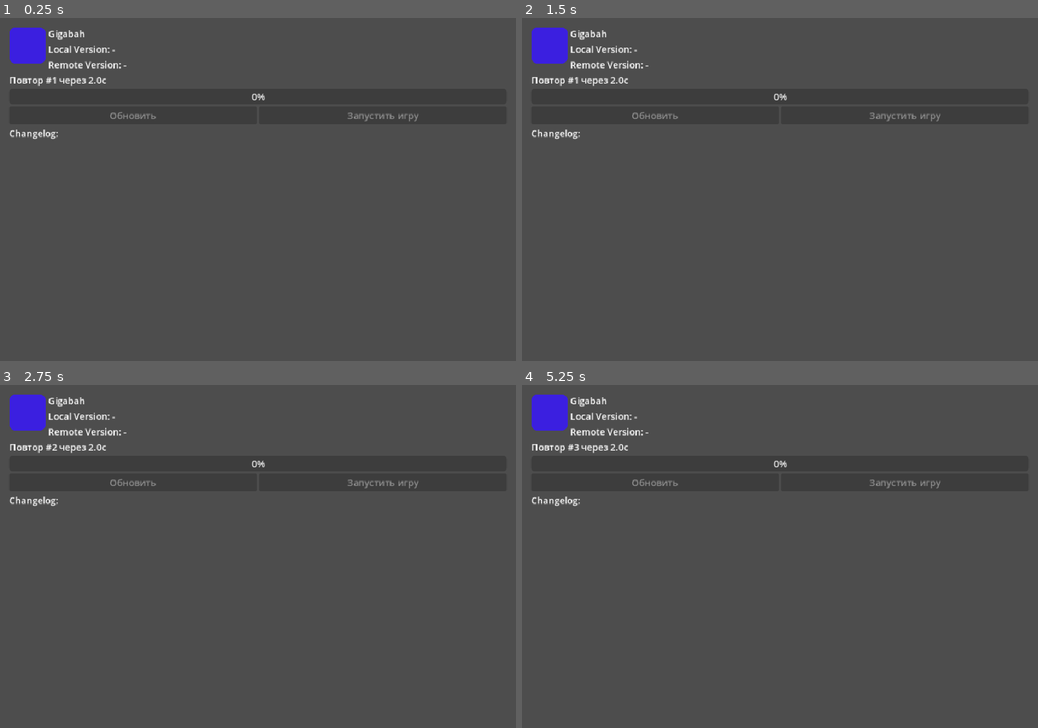
Above: before the commit, frames 1-4 (two rows, left to right).
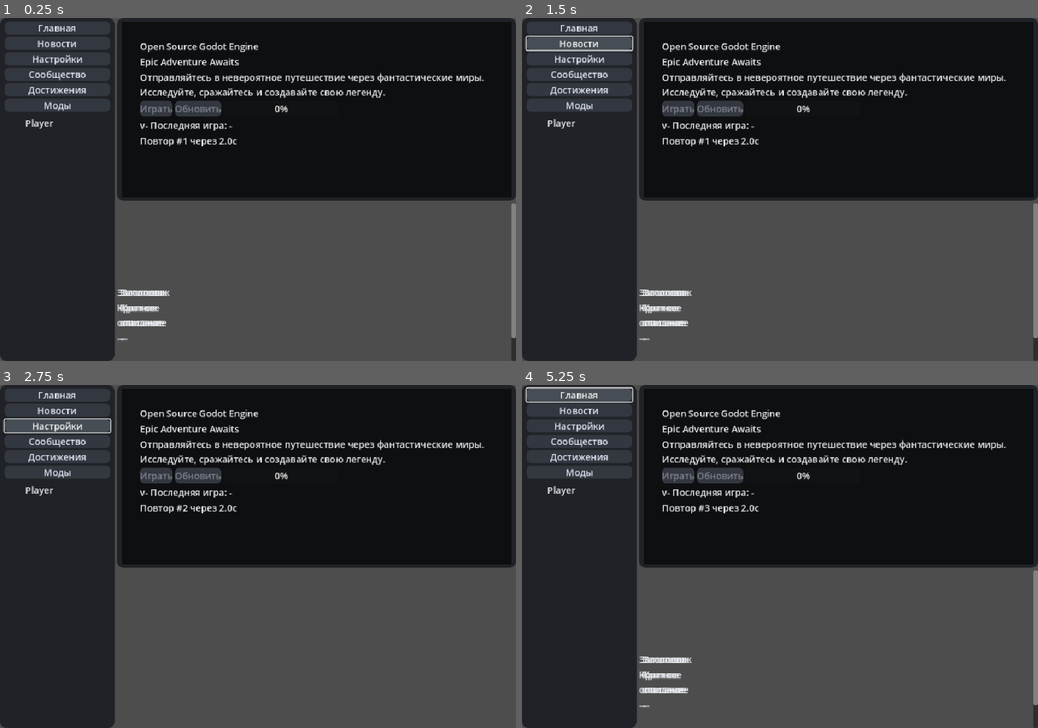
Above: after the commit, the same moments.

Repository: rodd-oss/zapuskalka
Game: Godot game, scene res://scenes/MainLauncher.tscn
Same seed, same stepped clock (60 frames per second), same inputs: the game is played once before the commit and once after it. Before the commit the project starts from res://scenes/Launcher.tscn.
Inputs (mouse positions are in pixels of both pictures, inside the frame that each line leads up to):
- Up to frame 1 (0.25 s): no input
- Up to frame 2 (1.5 s): click (578, 28) at 0.5 s, where only the run after the commit has a clickable "Главная"; click (578, 42) at 1.25 s, where only the run after the commit has a clickable "Новости"
- Up to frame 3 (2.75 s): click (56, 426) at 2 s, where only the run after the commit has a clickable "Настройки"
- Up to frame 4 (5.25 s): click (578, 439) at 2.75 s, where only the run after the commit has a clickable "Сообщество"; click (578, 457) at 3.5 s, where only the run after the commit has a clickable "Достижения"; click (578, 470) at 4.25 s, where only the run after the commit has a clickable "Моды"; click (578, 395) at 5 s, where only the run after the commit has a clickable "Главная"

The runs differ from the first frame. In frame 1, 62% of the frame differs, in the area x 0-100%, y 0-100%; in frame 2, 62%; in frame 3, 61%; in frame 4, 62%.

Commit message:
feat(launcher): migrate to new MainLauncher design, remove legacy auto-build files

Diff:
--- a/project.godot
+++ b/project.godot
@@ -11,7 +11,7 @@
 [application]
 
 config/name="Gigabah Launcher"
-run/main_scene="res://scenes/Launcher.tscn"
+run/main_scene="res://scenes/MainLauncher.tscn"
 config/features=PackedStringArray("4.5")
 config/icon="res://icon.svg"
 
--- /dev/null
+++ b/scenes/MainLauncher.tscn
@@ -0,0 +1,202 @@
+[gd_scene load_steps=5 format=3]
+
+[ext_resource type="Script" path="res://scripts/main_launcher.gd" id="1_main"]
+[ext_resource type="Theme" path="res://themes/launcher_theme.tres" id="2_theme"]
+[ext_resource type="Texture2D" path="res://v0/public/epic-fantasy-game-landscape-with-mountains-and-cas.jpg" id="3_bg"]
+
+[sub_resource type="StyleBoxFlat" id="StyleBoxFlat_card"]
+bg_color = Color(0.15, 0.16, 0.18, 0.85)
+corner_radius_top_left = 8
+corner_radius_top_right = 8
+corner_radius_bottom_right = 8
+corner_radius_bottom_left = 8
+
+[node name="MainLauncher" type="Control"]
+layout_mode = 3
+anchor_right = 1.0
+anchor_bottom = 1.0
+grow_horizontal = 2
+grow_vertical = 2
+theme = ExtResource("2_theme")
+script = ExtResource("1_main")
+
+[node name="ContentHBox" type="HBoxContainer" parent="."]
+layout_mode = 1
+anchor_right = 1.0
+anchor_bottom = 1.0
+
+[node name="Sidebar" type="PanelContainer" parent="ContentHBox"]
+layout_mode = 2
+custom_minimum_size = Vector2(200, 0)
+
+[node name="VBoxContainer" type="VBoxContainer" parent="ContentHBox/Sidebar"]
+layout_mode = 2
+
+[node name="HomeButton" type="Button" parent="ContentHBox/Sidebar/VBoxContainer"]
+layout_mode = 2
+text = "Главная"
+
+[node name="NewsButton" type="Button" parent="ContentHBox/Sidebar/VBoxContainer"]
+layout_mode = 2
+text = "Новости"
+
+[node name="SettingsButton" type="Button" parent="ContentHBox/Sidebar/VBoxContainer"]
+layout_mode = 2
+text = "Настройки"
+
+[node name="CommunityButton" type="Button" parent="ContentHBox/Sidebar/VBoxContainer"]
+layout_mode = 2
+text = "Сообщество"
+
+[node name="AchievementsButton" type="Button" parent="ContentHBox/Sidebar/VBoxContainer"]
+layout_mode = 2
+text = "Достижения"
+
+[node name="ModsButton" type="Button" parent="ContentHBox/Sidebar/VBoxContainer"]
+layout_mode = 2
+text = "Моды"
+
+[node name="UserProfile" type="HBoxContainer" parent="ContentHBox/Sidebar/VBoxContainer"]
+layout_mode = 2
+
+[node name="Avatar" type="TextureRect" parent="ContentHBox/Sidebar/VBoxContainer/UserProfile"]
+layout_mode = 2
+custom_minimum_size = Vector2(32, 32)
+expand_mode = 1
+stretch_mode = 4
+
+[node name="UserNameLabel" type="Label" parent="ContentHBox/Sidebar/VBoxContainer/UserProfile"]
+layout_mode = 2
+text = "Player"
+
+[node name="MainArea" type="VBoxContainer" parent="ContentHBox"]
+layout_mode = 2
+size_flags_horizontal = 3
+size_flags_vertical = 3
+
+[node name="GameHeader" type="PanelContainer" parent="ContentHBox/MainArea"]
+layout_mode = 2
+custom_minimum_size = Vector2(0, 320)
+size_flags_horizontal = 3
+
+[node name="BackgroundImage" type="TextureRect" parent="ContentHBox/MainArea/GameHeader"]
+layout_mode = 1
+anchor_right = 1.0
+anchor_bottom = 1.0
+texture = ExtResource("3_bg")
+expand_mode = 2
+stretch_mode = 4
+modulate = Color(1, 1, 1, 0.95)
+
+[node name="GradientOverlay" type="ColorRect" parent="ContentHBox/MainArea/GameHeader"]
+layout_mode = 1
+anchor_right = 1.0
+anchor_bottom = 1.0
+color = Color(0, 0, 0, 0.55)
+
+[node name="OverlayVBox" type="MarginContainer" parent="ContentHBox/MainArea/GameHeader"]
+layout_mode = 1
+anchor_right = 1.0
+anchor_bottom = 1.0
+theme_override_constants/margin_left = 32
+theme_override_constants/margin_top = 32
+theme_override_constants/margin_right = 32
+theme_override_constants/margin_bottom = 32
+
+[node name="VBoxContainer" type="VBoxContainer" parent="ContentHBox/MainArea/GameHeader/OverlayVBox"]
+layout_mode = 2
+
+[node name="TagsHBox" type="HBoxContainer" parent="ContentHBox/MainArea/GameHeader/OverlayVBox/VBoxContainer"]
+layout_mode = 2
+
+[node name="OpenSourceTag" type="Label" parent="ContentHBox/MainArea/GameHeader/OverlayVBox/VBoxContainer/TagsHBox"]
+layout_mode = 2
+text = "Open Source"
+
+[node name="EngineTag" type="Label" parent="ContentHBox/MainArea/GameHeader/OverlayVBox/VBoxContainer/TagsHBox"]
+layout_mode = 2
+text = "Godot Engine"
+
+[node name="GameTitle" type="Label" parent="ContentHBox/MainArea/GameHeader/OverlayVBox/VBoxContainer"]
+layout_mode = 2
+text = "Game Title"
+
+[node name="GameDescription" type="Label" parent="ContentHBox/MainArea/GameHeader/OverlayVBox/VBoxContainer"]
+layout_mode = 2
+text = "Description"
+autowrap_mode = 2
+
+[node name="ActionsHBox" type="HBoxContainer" parent="ContentHBox/MainArea/GameHeader/OverlayVBox/VBoxContainer"]
+layout_mode = 2
+
+[node name="PlayButton" type="Button" parent="ContentHBox/MainArea/GameHeader/OverlayVBox/VBoxContainer/ActionsHBox"]
+layout_mode = 2
+disabled = true
+text = "Играть"
+
+[node name="UpdateButton" type="Button" parent="ContentHBox/MainArea/GameHeader/OverlayVBox/VBoxContainer/ActionsHBox"]
+layout_mode = 2
+disabled = true
+text = "Обновить"
+
+[node name="ProgressBar" type="ProgressBar" parent="ContentHBox/MainArea/GameHeader/OverlayVBox/VBoxContainer/ActionsHBox"]
+layout_mode = 2
+custom_minimum_size = Vector2(200, 0)
+
+[node name="VersionInfoHBox" type="HBoxContainer" parent="ContentHBox/MainArea/GameHeader/OverlayVBox/VBoxContainer"]
+layout_mode = 2
+
+[node name="CurrentVersionLabel" type="Label" parent="ContentHBox/MainArea/GameHeader/OverlayVBox/VBoxContainer/VersionInfoHBox"]
+layout_mode = 2
+text = "v-"
+
+[node name="LastPlayedLabel" type="Label" parent="ContentHBox/MainArea/GameHeader/OverlayVBox/VBoxContainer/VersionInfoHBox"]
+layout_mode = 2
+text = "Последняя игра: -"
+
+[node name="StatusLabel" type="Label" parent="ContentHBox/MainArea/GameHeader/OverlayVBox/VBoxContainer"]
+layout_mode = 2
+text = "Статус"
+
+[node name="NewsPanel" type="ScrollContainer" parent="ContentHBox/MainArea"]
+layout_mode = 2
+size_flags_vertical = 3
+
+[node name="VBoxContainer" type="VBoxContainer" parent="ContentHBox/MainArea/NewsPanel"]
+layout_mode = 2
+
+[node name="ChangelogRichText" type="RichTextLabel" parent="ContentHBox/MainArea/NewsPanel/VBoxContainer"]
+layout_mode = 2
+custom_minimum_size = Vector2(0, 140)
+bbcode_enabled = true
+
+[node name="NewsGrid" type="GridContainer" parent="ContentHBox/MainArea/NewsPanel/VBoxContainer"]
+layout_mode = 2
+columns = 3
+
+[node name="NewsCardTemplate" type="Panel" parent="ContentHBox/MainArea/NewsPanel/VBoxContainer/NewsGrid"]
+layout_mode = 2
+size_flags_horizontal = 3
+size_flags_vertical = 3
+custom_minimum_size = Vector2(0, 180)
+panel = SubResource("StyleBoxFlat_card")
+
+[node name="VBoxContainer" type="VBoxContainer" parent="ContentHBox/MainArea/NewsPanel/VBoxContainer/NewsGrid/NewsCardTemplate"]
+layout_mode = 2
+
+[node name="TitleLabel" type="Label" parent="ContentHBox/MainArea/NewsPanel/VBoxContainer/NewsGrid/NewsCardTemplate/VBoxContainer"]
+layout_mode = 2
+text = "Заголовок"
+
+[node name="ExcerptLabel" type="Label" parent="ContentHBox/MainArea/NewsPanel/VBoxContainer/NewsGrid/NewsCardTemplate/VBoxContainer"]
+layout_mode = 2
+text = "Краткое описание"
+autowrap_mode = 2
+
+[node name="MetaLabel" type="Label" parent="ContentHBox/MainArea/NewsPanel/VBoxContainer/NewsGrid/NewsCardTemplate/VBoxContainer"]
+layout_mode = 2
+text = "--"
+
+[node name="SettingsPanel" type="Control" parent="ContentHBox/MainArea"]
+layout_mode = 2
+visible = false
--- /dev/null
+++ b/scripts/main_launcher.gd
@@ -0,0 +1,183 @@
+extends Control
+
+## Main Launcher UI Controller (new design). Legacy scene удалена.
+## NOTE: Используем явные пути через $ вместо сокращения %Name (несовместимость с вашей версией движка вызвала ошибки).
+
+# Sidebar buttons
+@onready var sidebar_home_btn: Button = $ContentHBox/Sidebar/VBoxContainer/HomeButton
+@onready var sidebar_news_btn: Button = $ContentHBox/Sidebar/VBoxContainer/NewsButton
+@onready var sidebar_settings_btn: Button = $ContentHBox/Sidebar/VBoxContainer/SettingsButton
+@onready var sidebar_community_btn: Button = $ContentHBox/Sidebar/VBoxContainer/CommunityButton
+@onready var sidebar_achievements_btn: Button = $ContentHBox/Sidebar/VBoxContainer/AchievementsButton
+@onready var sidebar_mods_btn: Button = $ContentHBox/Sidebar/VBoxContainer/ModsButton
+
+# Header controls
+@onready var play_button: Button = $ContentHBox/MainArea/GameHeader/OverlayVBox/VBoxContainer/ActionsHBox/PlayButton
+@onready var update_button: Button = $ContentHBox/MainArea/GameHeader/OverlayVBox/VBoxContainer/ActionsHBox/UpdateButton
+@onready var progress_bar: ProgressBar = $ContentHBox/MainArea/GameHeader/OverlayVBox/VBoxContainer/ActionsHBox/ProgressBar
+@onready var current_version_label: Label = $ContentHBox/MainArea/GameHeader/OverlayVBox/VBoxContainer/VersionInfoHBox/CurrentVersionLabel
+@onready var last_played_label: Label = $ContentHBox/MainArea/GameHeader/OverlayVBox/VBoxContainer/VersionInfoHBox/LastPlayedLabel
+@onready var status_label: Label = $ContentHBox/MainArea/GameHeader/OverlayVBox/VBoxContainer/StatusLabel
+@onready var game_description_label: Label = $ContentHBox/MainArea/GameHeader/OverlayVBox/VBoxContainer/GameDescription
+@onready var game_title_label: Label = $ContentHBox/MainArea/GameHeader/OverlayVBox/VBoxContainer/GameTitle
+@onready var tag_open_source: Label = $ContentHBox/MainArea/GameHeader/OverlayVBox/VBoxContainer/TagsHBox/OpenSourceTag
+@onready var tag_engine: Label = $ContentHBox/MainArea/GameHeader/OverlayVBox/VBoxContainer/TagsHBox/EngineTag
+@onready var background_image: TextureRect = $ContentHBox/MainArea/GameHeader/BackgroundImage
+
+# Content panels
+@onready var news_panel: Control = $ContentHBox/MainArea/NewsPanel
+@onready var settings_panel: Control = $ContentHBox/MainArea/SettingsPanel
+@onready var news_grid: GridContainer = $ContentHBox/MainArea/NewsPanel/VBoxContainer/NewsGrid
+@onready var news_card_template: Panel = $ContentHBox/MainArea/NewsPanel/VBoxContainer/NewsGrid/NewsCardTemplate
+@onready var changelog_rich_text: RichTextLabel = $ContentHBox/MainArea/NewsPanel/VBoxContainer/ChangelogRichText
+
+var update_manager: Node
+var _current_tab: String = "home" # home | news | settings
+var _news_data: Array[Dictionary] = []
+var _last_played_iso: String = "" # could be persisted later
+
+func _ready() -> void:
+	_init_update_manager()
+	_connect_ui()
+	_seed_news_data()
+	_rebuild_news_cards()
+	_switch_tab("home")
+	game_title_label.text = "Epic Adventure Awaits"
+	game_description_label.text = "Отправляйтесь в невероятное путешествие через фантастические миры. Исследуйте, сражайтесь и создавайте свою легенду."
+	tag_open_source.text = "Open Source"
+	tag_engine.text = "Godot Engine"
+	_tint_background()
+	status_label.text = "Инициализация..."
+	progress_bar.value = 0
+	update_button.disabled = true
+	play_button.disabled = true
+
+func _init_update_manager() -> void:
+	update_manager = load("res://scripts/update_manager.gd").new()
+	add_child(update_manager)
+	update_manager.status_changed.connect(_on_status_changed)
+	update_manager.progress_changed.connect(_on_progress_changed)
+	update_manager.versions_known.connect(_on_versions_known)
+	update_manager.update_available.connect(_on_update_available)
+	update_manager.update_finished.connect(_on_update_finished)
+	update_manager.changelog_received.connect(_on_changelog_received)
+	update_manager.start_check()
+
+func _connect_ui() -> void:
+	sidebar_home_btn.pressed.connect(func(): _switch_tab("home"))
+	sidebar_news_btn.pressed.connect(func(): _switch_tab("news"))
+	sidebar_settings_btn.pressed.connect(func(): _switch_tab("settings"))
+	# Additional sidebar buttons currently placeholders
+	play_button.pressed.connect(_on_play_pressed)
+	update_button.pressed.connect(_on_update_pressed)
+
+func _seed_news_data() -> void:
+	# Placeholder data; replace later with API / JSON.
+	_news_data = [
+		{
+			"title": "Обновление 1.2.3: Новые локации и персонажи",
+			"excerpt": "Три новые локации, пять героев и ветка квестов...",
+			"age": "2 дн назад",
+			"likes": 234, "comments": 45,
+		},
+		{
+			"title": "Сезонное событие: Зимний фестиваль",
+			"excerpt": "Эксклюзивные награды, новые квесты и ледяные монстры...",
+			"age": "5 дн назад",
+			"likes": 456, "comments": 78,
+		},
+		{
+			"title": "Исправления и оптимизация производительности",
+			"excerpt": "+30% FPS, фиксы критических багов и улучшенный ИИ",
+			"age": "1 нед назад",
+			"likes": 189, "comments": 23,
+		},
+	]
+
+func _rebuild_news_cards() -> void:
+	if news_card_template == null:
+		return
+	# Clear previous (except template)
+	for child in news_grid.get_children():
+		if child != news_card_template:
+			child.queue_free()
+	news_card_template.visible = false
+	for data in _news_data:
+		var card: Panel = news_card_template.duplicate() as Panel
+		card.visible = true
+		news_grid.add_child(card)
+		# Child lookup by expected names (define these inside template): TitleLabel, ExcerptLabel, MetaLabel
+		var title_label: Label = card.get_node_or_null("TitleLabel")
+		var excerpt_label: Label = card.get_node_or_null("ExcerptLabel")
+		var meta_label: Label = card.get_node_or_null("MetaLabel")
+		if title_label: title_label.text = data.get("title", "")
+		if excerpt_label: excerpt_label.text = data.get("excerpt", "")
+		if meta_label: meta_label.text = "%s  |  ❤ %d  💬 %d" % [data.get("age", ""), data.get("likes", 0), data.get("comments", 0)]
+
+func _switch_tab(tab: String) -> void:
+	_current_tab = tab
+	# Home == show header + news panel (already) — header always visible; toggle news/settings panels
+	if news_panel: news_panel.visible = (tab in ["home", "news"])
+	if settings_panel: settings_panel.visible = (tab == "settings")
+	# Update sidebar highlight (optionally by adding a selected stylebox later)
+
+func _tint_background() -> void:
+	if background_image and background_image.texture:
+		background_image.modulate = Color(1,1,1,0.95)
+
+## Update Manager Signal Handlers ##
+
+func _on_status_changed(text: String) -> void:
+	status_label.text = text
+
+func _on_progress_changed(pct: float) -> void:
+	progress_bar.value = pct
+
+func _on_versions_known(local_v: String, remote_v: String) -> void:
+	current_version_label.text = "v%s" % remote_v
+	# Allow play if we have executable and not downloading
+	if not update_manager.is_downloading():
+		play_button.disabled = false
+
+func _on_update_available(new_version: String) -> void:
+	update_button.disabled = false
+	play_button.disabled = true
+	status_label.text = "Доступно обновление v%s" % new_version
+
+func _on_update_finished(success: bool, message: String) -> void:
+	status_label.text = message
+	update_button.disabled = true
+	var have_exe = update_manager.get_game_executable_path() != ""
+	play_button.disabled = not have_exe
+	if success:
+		_last_played_iso = Time.get_datetime_string_from_system()
+		last_played_label.text = "Обновлено: %s" % _last_played_iso
+
+func _on_changelog_received(text_bbcode: String) -> void:
+	if changelog_rich_text:
+		changelog_rich_text.clear()
+		changelog_rich_text.append_bbcode(text_bbcode)
+
+## User Actions ##
+
+func _on_update_pressed() -> void:
+	update_button.disabled = true
+	update_manager.download_and_apply_update()
+
+func _on_play_pressed() -> void:
+	var exe_path: String = update_manager.get_game_executable_path()
+	if exe_path.is_empty():
+		status_label.text = "Исполняемый файл не найден"
+		return
+	status_label.text = "Запуск игры..."
+	var pid = OS.create_process(exe_path, [])
+	if pid <= 0:
+		status_label.text = "Ошибка запуска"
+	else:
+		status_label.text = "Игра запущена (PID %d)" % pid
+		# Optionally quit launcher: get_tree().quit()
+
+## Public helper for future persistence (not yet saving to disk) ##
+
+func get_last_played_iso() -> String:
+	return _last_played_iso
--- /dev/null
+++ b/themes/launcher_theme.tres
@@ -0,0 +1,60 @@
+[gd_resource type="Theme" load_steps=7 format=3]
+
+[sub_resource type="StyleBoxFlat" id="StyleBoxFlat_yovim"]
+bg_color = Color(0.2, 0.22, 0.25, 1)
+corner_radius_top_left = 8
+corner_radius_top_right = 8
+corner_radius_bottom_right = 8
+corner_radius_bottom_left = 8
+
+[sub_resource type="StyleBoxFlat" id="StyleBoxFlat_tpv2o"]
+bg_color = Color(0.28, 0.3, 0.33, 1)
+corner_radius_top_left = 8
+corner_radius_top_right = 8
+corner_radius_bottom_right = 8
+corner_radius_bottom_left = 8
+
+[sub_resource type="StyleBoxFlat" id="StyleBoxFlat_nw3t0"]
+bg_color = Color(0.15, 0.16, 0.18, 1)
+corner_radius_top_left = 8
+corner_radius_top_right = 8
+corner_radius_bottom_right = 8
+corner_radius_bottom_left = 8
+
+[sub_resource type="StyleBoxFlat" id="StyleBoxFlat_f8dxt"]
+content_margin_left = 8.0
+content_margin_top = 6.0
+content_margin_right = 8.0
+content_margin_bottom = 6.0
+bg_color = Color(0.11, 0.12, 0.14, 0.92)
+corner_radius_top_left = 12
+corner_radius_top_right = 12
+corner_radius_bottom_right = 12
+corner_radius_bottom_left = 12
+
+[sub_resource type="StyleBoxFlat" id="StyleBoxFlat_hcw6v"]
+bg_color = Color(0.18, 0.19, 0.22, 1)
+corner_radius_top_left = 6
+corner_radius_top_right = 6
+corner_radius_bottom_right = 6
+corner_radius_bottom_left = 6
+
+[sub_resource type="StyleBoxFlat" id="StyleBoxFlat_7b5ux"]
+bg_color = Color(0.35, 0.65, 0.95, 1)
+corner_radius_top_left = 6
+corner_radius_top_right = 6
+corner_radius_bottom_right = 6
+corner_radius_bottom_left = 6
+
+[resource]
+Button/colors/font_color = Color(0.9, 0.9, 0.95, 1)
+Button/colors/font_disabled_color = Color(0.5, 0.5, 0.55, 1)
+Button/styles/disabled = SubResource("StyleBoxFlat_yovim")
+Button/styles/hover = SubResource("StyleBoxFlat_tpv2o")
+Button/styles/normal = SubResource("StyleBoxFlat_yovim")
+Button/styles/pressed = SubResource("StyleBoxFlat_nw3t0")
+Label/colors/font_color = Color(0.92, 0.93, 0.95, 1)
+PanelContainer/styles/panel = SubResource("StyleBoxFlat_f8dxt")
+ProgressBar/styles/bg = SubResource("StyleBoxFlat_hcw6v")
+ProgressBar/styles/fg = SubResource("StyleBoxFlat_7b5ux")
+RichTextLabel/colors/font_color = Color(0.9, 0.9, 0.95, 1)
Not shown, added: launcher_readme_new_ui.md
